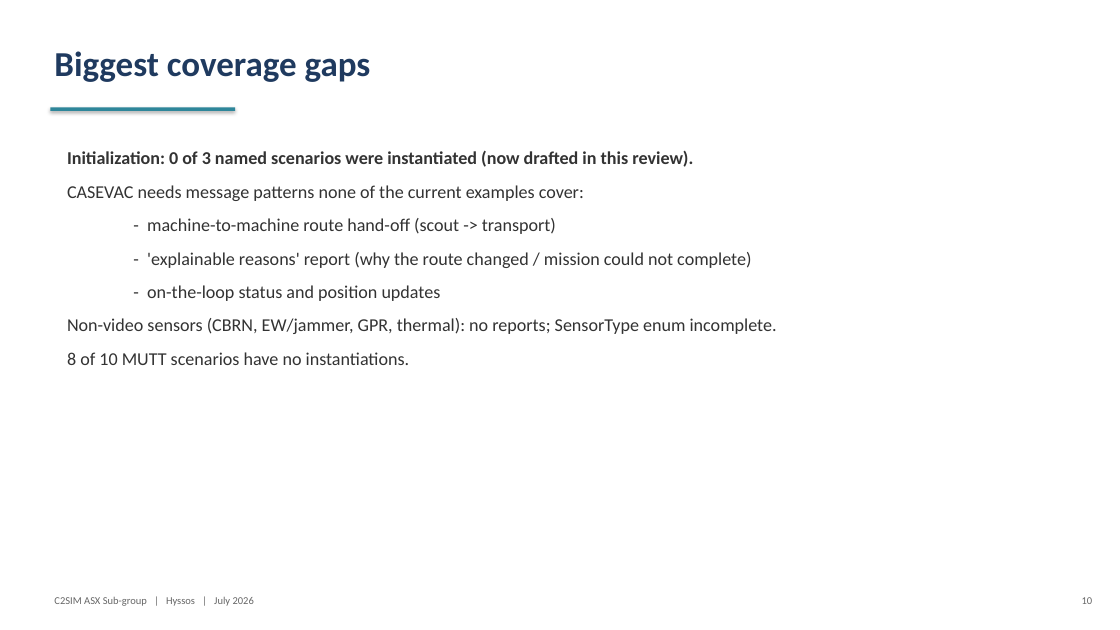
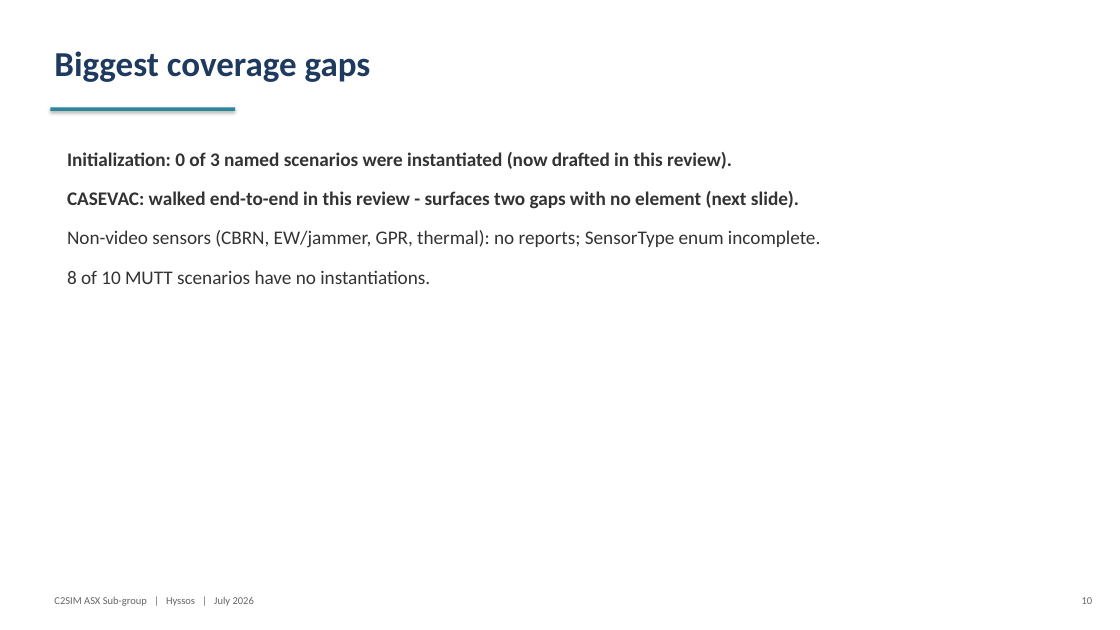
Before and after one commit to hyssostech/C2SIMArtifacts, a slide deck: slide 10 of Subgroups/ASX/InstantiationReview/ASX-Instantiation-Findings.pptx. Drawn at 1120x630 pixels with LibreOffice and Linux fonts; fonts in the diff are those of the drawing. Boxes give left, top, right and bottom in pixels: in the first picture for what was removed or moved away, otherwise in the second. Text is boxed around its words. In the diff, an @@ line names an element or a change of style, - is before the commit and + after.

```diff
--- a/Subgroups/ASX/InstantiationReview/ASX-Instantiation-Findings.pptx
+++ b/Subgroups/ASX/InstantiationReview/ASX-Instantiation-Findings.pptx
@@ text at bbox=[67, 152, 820, 284]: size 15.5 to 16.5 pt in "Initialization: 0 of 3 named scenarios were ...", "Non-video sensors (CBRN, EW/jammer, GPR, thermal): no ...", "8 of 10 MUTT scenarios have no ..."; more space between paragraphs @@
@@ text at bbox=[67, 191, 799, 209]: text changed; size 15.5 to 16.5 pt; bold on @@
-CASEVAC needs message patterns none of the current examples cover:
-  - machine-to-machine route hand-off (scout -> transport)
-  - 'explainable reasons' report (why the route changed / mission could not complete)
-  - on-the-loop status and position updates
+CASEVAC: walked end-to-end in this review - surfaces two gaps with no element (next slide).
```
Also in this commit, not shown: 4 other slides changed, 1 slide added, 1 other file.
